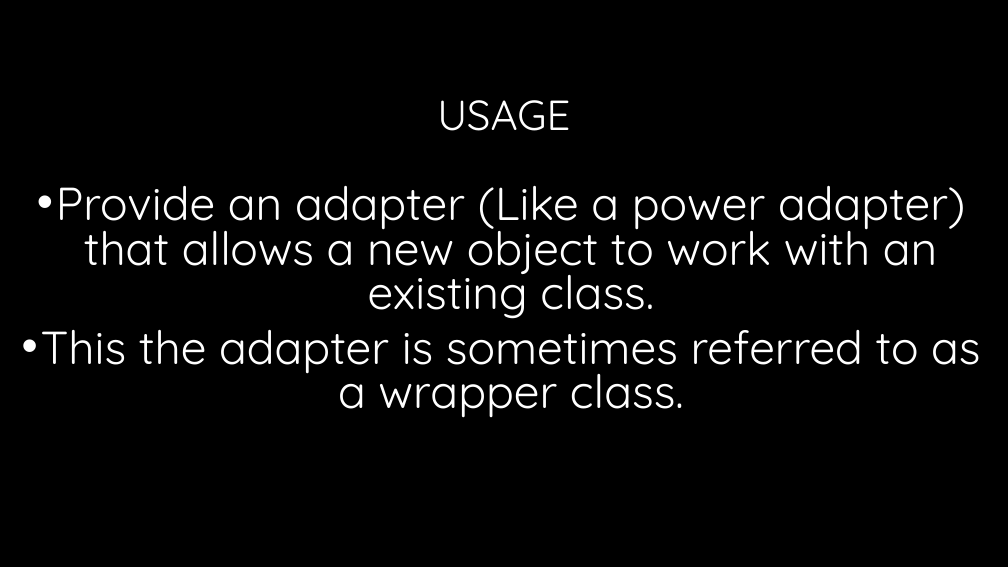
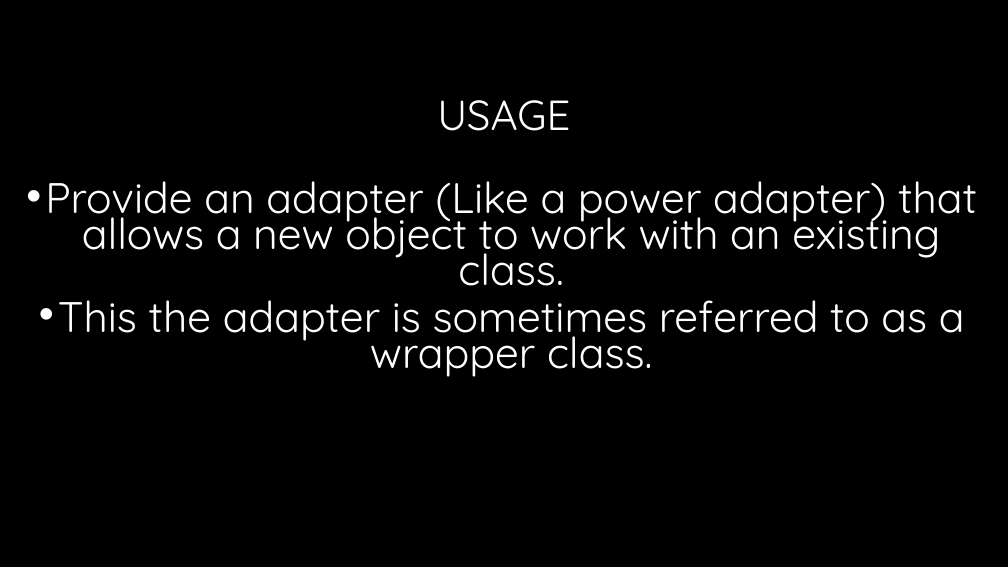
Before and after one commit to robertor12345/Car_Factory, a slide deck: slide 2 of Design Pattern Adapter.pptx. Drawn at 1008x567 pixels with LibreOffice and Linux fonts; fonts in the diff are those of the drawing; background and template pictures are left out. Boxes give left, top, right and bottom in pixels: in the first picture for what was removed or moved away, otherwise in the second. Text is boxed around its words. In the diff, an @@ line names an element or a change of style, - is before the commit and + after.

Commit message:
adapter pattern finished

```diff
--- a/Design Pattern Adapter.pptx
+++ b/Design Pattern Adapter.pptx
@@ text "Provide an adapter (Like a ..." at [45,181,977,377]: size 44 to 40.7 pt; line spacing 0.8 to 0.7 @@
```
Also in this commit, not shown: 2 other slides changed, 2 other files.
